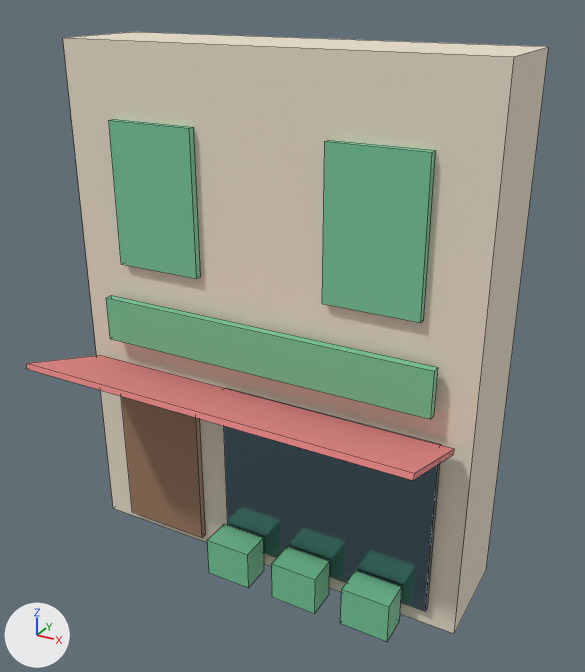
The FBX model RutaSegura/Assets/_Project/Models/Architecture/SM_Fachada_Floreria_Destino.fbx, before and after one commit.
Both versions are drawn from a camera (50 mm lens) standing at (5.18, -8.56, 8.2) and looking at (0.28, 0.36, 3.74). The lights are fixed; the arrows at lower left show +X, +Y and +Z. The picture after the commit comes second. Mesh edges are drawn as thin lines.

Objects in the first picture: 'SM_Fachada_Floreria_Destino'.
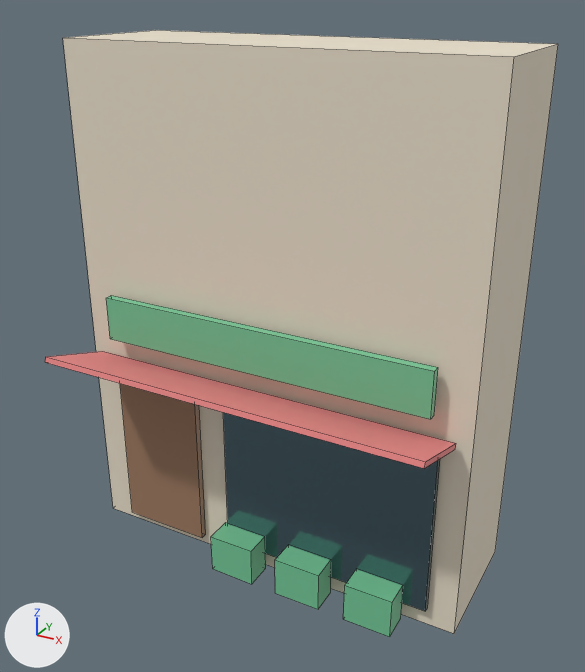
What the commit changed:
me_cube is used by ob_sm_fachada_floreria_destino; location (0.0, 0.0, 0.0).
me_cube had 80 vertices, 60 faces and spanned x -3.0..3.0, y -1.58..1.5, z 0.0..7.5.
me_cube now has 64 vertices, 48 faces and spans x -3.0..3.0, y -1.23..2.0, z 0.0..7.5.
me_cube part 1: the loose piece of 8 vertices spanning x -2.25..-0.95, y -0.1..0.0, z 4.5..6.5 is deleted.
me_cube part 2: the loose piece of 8 vertices spanning x 0.95..2.25, y -0.1..0.0, z 4.5..6.5 is deleted.
Part 3, on me_cube:
12 vertices in x -0.65..2.25, y -0.57, z 0.0..0.6 move by (0.0, 0.09, 0.0).
12 vertices in x -0.65..2.25, y -0.12, z 0.0..0.6 move by (0.0, 0.04, 0.0).
4 vertices in x -3.0..3.0, y 1.5, z 0.0..7.5 move by (0.0, 0.5, 0.0).
8 vertices move from x -2.8..2.8, y -1.58..-0.12, z 2.88..3.42 to x -2.8..2.8, y -1.23..-0.07, z 2.93..3.37.

Location of each change, (x1, y1, x2, y2) in pixels of the pictures (585 x 672 px; the box of a moved part takes in the faces that stretch with it):
'SM_Fachada_Floreria_Destino', reshaped
    before: (27, 32, 549, 641)
    after: (45, 30, 558, 637)
part 1 of me_cube, deleted (green)
    before: (109, 119, 201, 279)
part 2 of me_cube, deleted (green)
    before: (322, 140, 436, 323)
part 3 of me_cube, moved or reshaped
    before: (27, 32, 549, 641)
    after: (45, 30, 558, 637)
